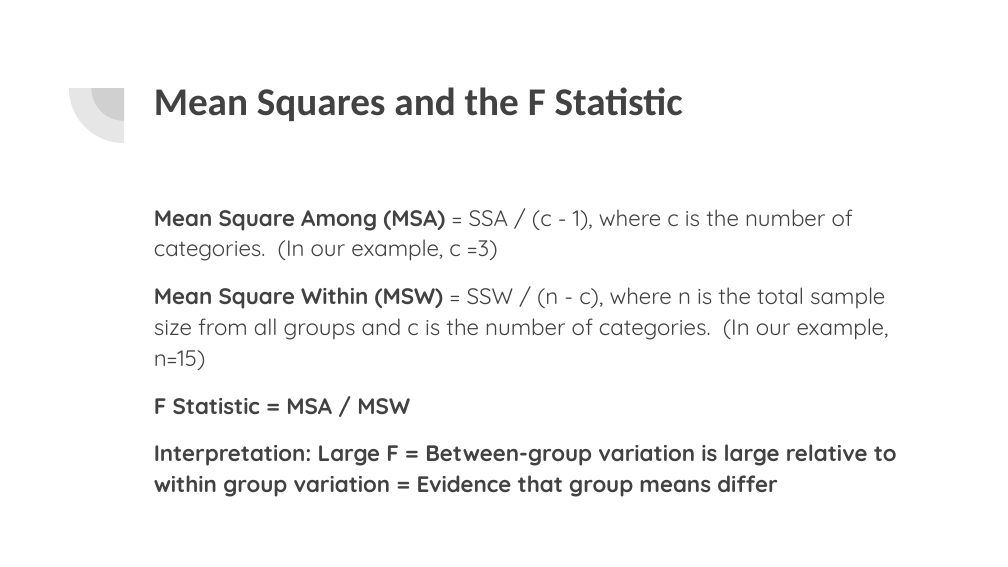
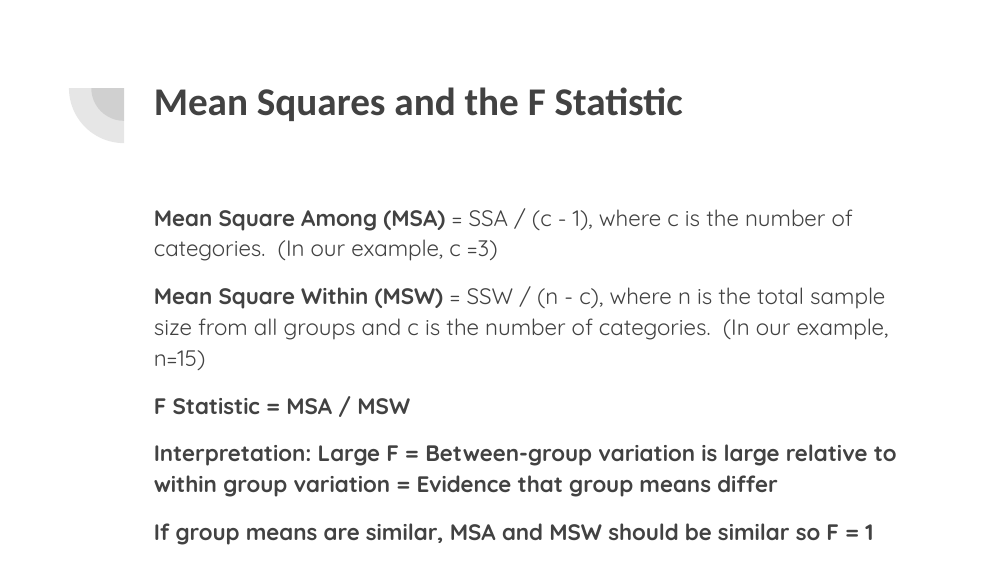
Before and after one commit to rjwrobel86/applied-business-statistics, a slide deck: slide 12 of course-materials/slides/ANOVA.pptx. Drawn at 1008x567 pixels with LibreOffice and Linux fonts; fonts in the diff are those of the drawing. Boxes give left, top, right and bottom in pixels: in the first picture for what was removed or moved away, otherwise in the second. Text is boxed around its words. In the diff, an @@ line names an element or a change of style, - is before the commit and + after.

```diff
--- a/course-materials/slides/ANOVA.pptx
+++ b/course-materials/slides/ANOVA.pptx
@@ text at (154,523,873,545): paragraph added @@
+If group means are similar, MSA and MSW should be similar so F = 1
```
Also in this commit, not shown: 17 other slides changed, 2 slides added, 1 slide removed, 6 other files.
